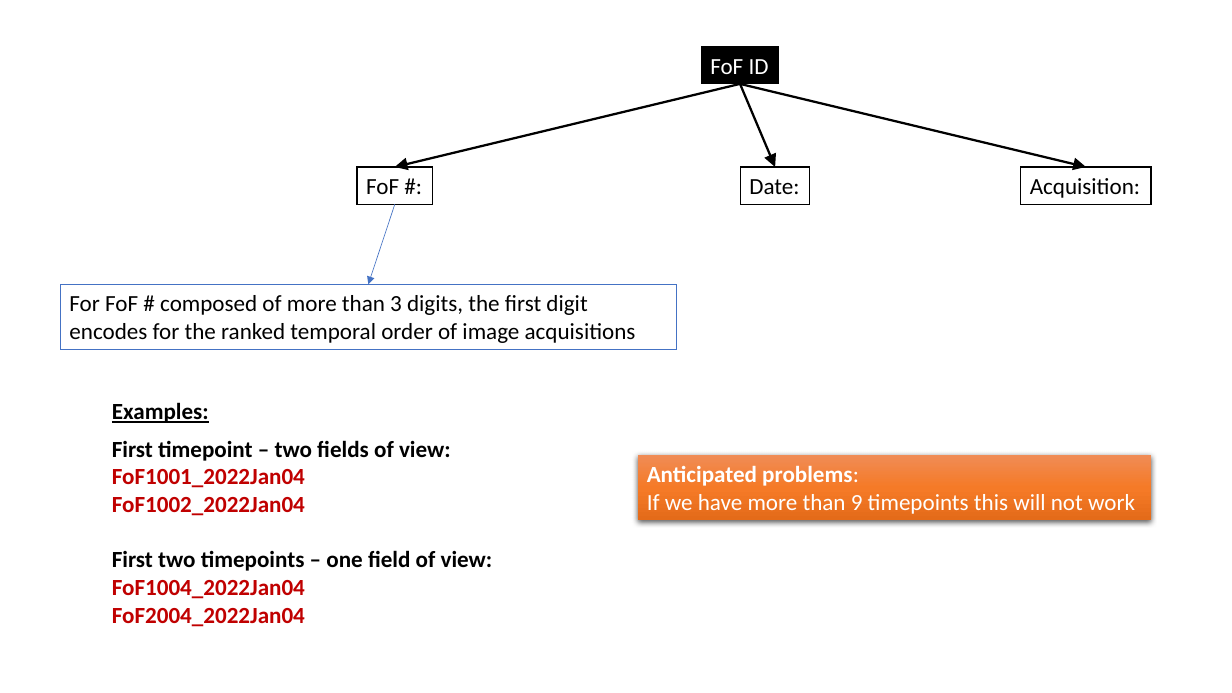
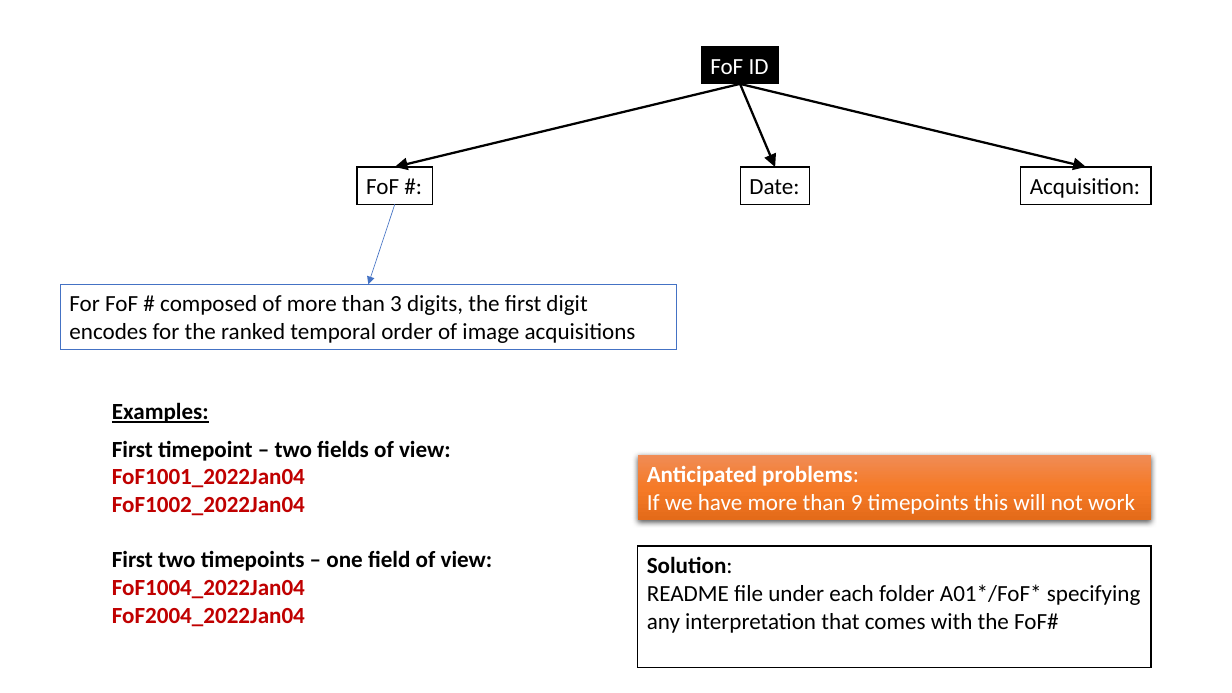
Before and after one commit to zsdqui/PMO_MeasuringFitnessperClone, a slide deck: slide 9 of 3DImaging_PipelineSetup_220229.pptx. Drawn at 1232x693 pixels with LibreOffice and Linux fonts; fonts in the diff are those of the drawing. Boxes give left, top, right and bottom in pixels: in the first picture for what was removed or moved away, otherwise in the second. Text is boxed around its words. In the diff, an @@ line names an element or a change of style, - is before the commit and + after.

Commit message:
documenting handling of multiple timepoints

```diff
--- a/3DImaging_PipelineSetup_220229.pptx
+++ b/3DImaging_PipelineSetup_220229.pptx
@@ rectangle added at (638,546,1152,667), fill #FFFFFF, outline #000000 1 pt, 18 pt, text #000000 @@
+Solution:
+README file under each folder A01*/FoF* specifying any interpretation that comes with the FoF#
```
